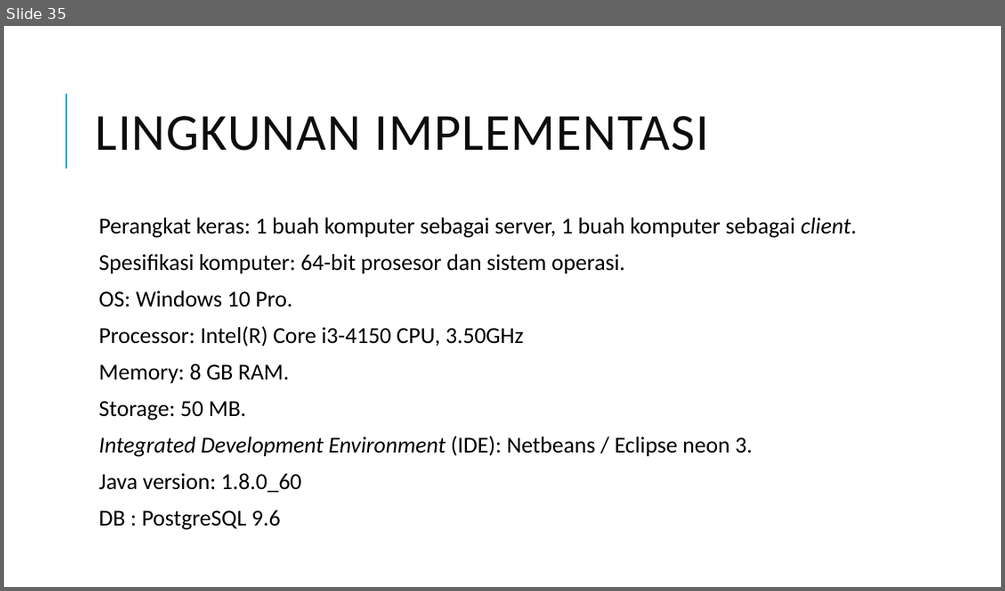
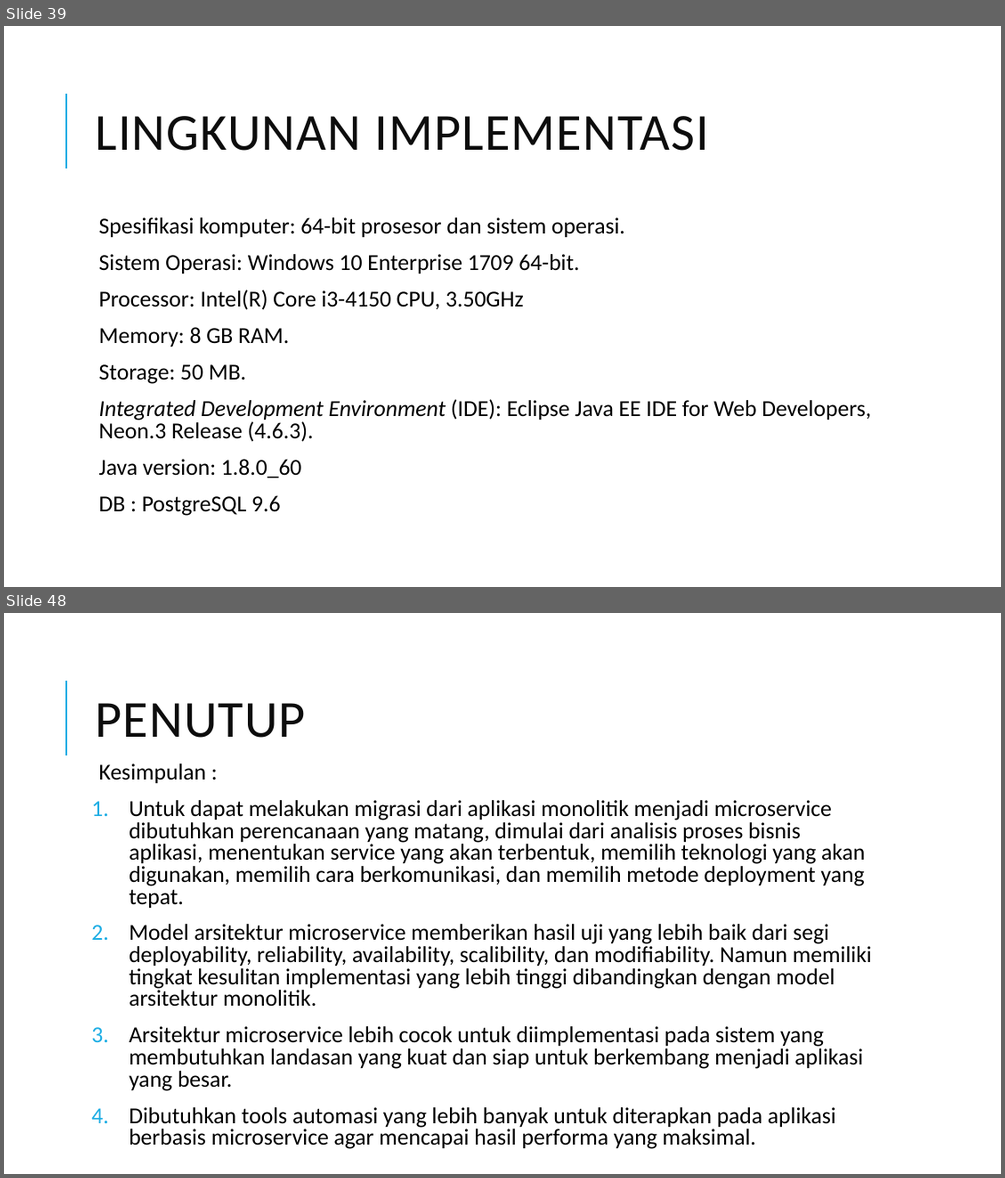
Before and after one commit to edriclaksaputra/tugasakhir, a slide deck: PPT.pptx. Shown one above the other, each under a label of ours: slide 35 before the commit, slides 39 and 48 after it; the slides between them are not shown. The pictures are 1005x591 and 1005x1178 pixels, drawn with LibreOffice and Linux fonts; fonts in the diff are those of the drawing. Boxes give left, top, right and bottom in pixels: in the first picture for what was removed or moved away, otherwise in the second. Text is boxed around its words. In the diff, an @@ line names an element or a change of style, - is before the commit and + after.

Commit message:
Untuk prasidang

```diff
--- a/PPT.pptx
+++ b/PPT.pptx
@@ slide 48 added at (4, 613, 1001, 1174), background #FFFFFF; not listed: 1 template element that a slide beside it also shows @@
@@ title added at (95, 703, 305, 738), 50 pt, text #0D0D0D @@
+PENUTUP
@@ text added at (99, 763, 872, 1149), 22 pt, text #000000 @@
+  Kesimpulan :
+1. Untuk dapat melakukan migrasi dari aplikasi monolitik menjadi microservice dibutuhkan perencanaan yang matang, dimulai dari analisis proses bisnis aplikasi, menentukan service yang akan terbentuk, memilih teknologi yang akan digunakan, memilih cara berkomunikasi, dan memilih metode deployment yang tepat.
+2. Model arsitektur microservice memberikan hasil uji yang lebih baik dari segi deployability, reliability, availability, scalibility, dan modifiability. Namun memiliki tingkat kesulitan implementasi yang lebih tinggi dibandingkan dengan model arsitektur monolitik.
+3. Arsitektur microservice lebih cocok untuk diimplementasi pada sistem yang membutuhkan landasan yang kuat dan siap untuk berkembang menjadi aplikasi yang besar.
+4. Dibutuhkan tools automasi yang lebih banyak untuk diterapkan pada aplikasi berbasis microservice agar mencapai hasil performa yang maksimal.
@@ what was slide 35 is now slide 39 @@
@@ slide 39 changed as well @@
@@ text at (99, 217, 857, 238): paragraph removed @@
-  Perangkat keras: 1 buah komputer sebagai server, 1 buah komputer sebagai client.
@@ text at (99, 254, 579, 273): text changed @@
-  OS: Windows 10 Pro.
+  Sistem Operasi: Windows 10 Enterprise 1709 64-bit.
@@ text at (99, 399, 871, 442): text changed; italic off @@
-  Integrated Development Environment (IDE): Netbeans / Eclipse neon 3.
+  Integrated Development Environment (IDE): Eclipse Java EE IDE for Web Developers, Neon.3 Release (4.6.3).
```
Also in this commit, not shown: 10 other slides changed, 15 other slides added, 3 slides removed, 13 other files.
